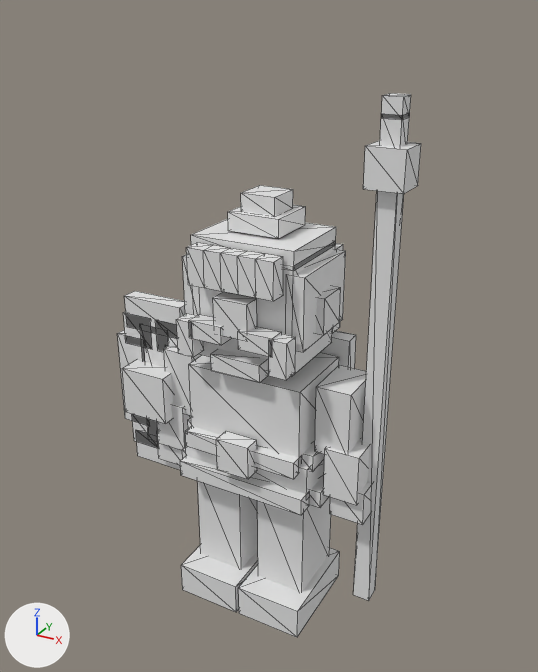
Two versions of the glTF model models/clansman.glb, one commit apart.
Camera for both pictures: a 50 mm lens placed at (2.24, -4.01, 4.26), pointed at (0.02, 0.02, 2.24). Arrows for +X, +Y and +Z are at lower left; the lights stay in place. The older version comes first. Mesh edges are drawn as thin lines. Vertices at exactly the same position are counted once.

In view in the first picture: 'Baffi_Gallici', 'Bordo_Tunica', 'Bracae_Scacchi', 'Capelli_Biondo_Calce', 'Cintura_Cuoio', 'Legno_Scudo_Lancia', 'Mantello_Rosso_Ocra', 'Metallo_Ferro', 'Pelle_Chiara', 'Verde_Gallico'.
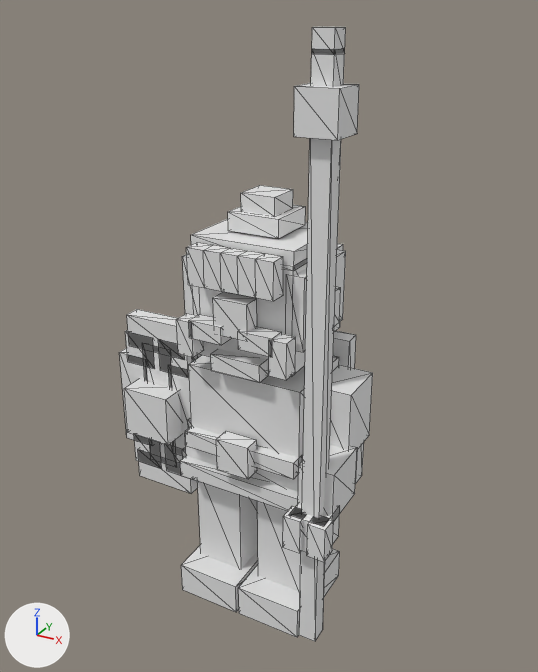
What differs and where, as boxes (x1, y1, x2, y2) in the pictures (538 x 672 px; the box of a moved part takes in the faces that stretch with it):
'Legno_Scudo_Lancia', reshaped (23% narrower, 13% taller)
    before: (117, 191, 404, 637)
    after: (119, 138, 341, 641)
'Pelle_Chiara', reshaped
    before: (157, 243, 373, 525)
    after: (192, 258, 373, 562)
'Metallo_Ferro', reshaped (21% narrower, 17% taller)
    before: (122, 93, 421, 479)
    after: (124, 27, 359, 479)
part 1 of me_cubo, moved or reshaped
    before: (330, 482, 373, 525)
    after: (291, 504, 340, 552)
part 2 of me_cubo, added
    after: (283, 506, 307, 553)
part 3 of me_cubo, added
    after: (307, 516, 334, 562)
part 4 of me_cubo, moved or reshaped
    before: (323, 436, 370, 505)
    after: (298, 445, 357, 521)
part 5 of me_cubo_031, moved or reshaped
    before: (363, 140, 421, 194)
    after: (294, 83, 359, 140)
part 6 of me_cubo_031, moved or reshaped
    before: (380, 113, 409, 147)
    after: (311, 54, 345, 87)
part 7 of me_cubo_031, moved or reshaped
    before: (381, 93, 411, 120)
    after: (312, 27, 346, 55)
part 8 of me_cubo_031, moved or reshaped
    before: (122, 360, 173, 424)
    after: (124, 379, 182, 445)
part 9 of me_cubo_040, moved or reshaped
    before: (353, 191, 404, 601)
    after: (299, 138, 341, 641)
part 10 of me_cubo_040, moved or reshaped
    before: (142, 328, 168, 420)
    after: (142, 343, 177, 466)
part 11 of me_cubo_040, moved or reshaped
    before: (125, 291, 185, 338)
    after: (127, 309, 185, 360)
part 12 of me_cubo_040, moved or reshaped
    before: (137, 431, 181, 470)
    after: (138, 450, 198, 494)
part 13 of me_cubo_040, moved or reshaped
    before: (117, 330, 150, 426)
    after: (119, 348, 152, 445)
part 14 of me_cubo_040, moved or reshaped (not visible before)
    after: (168, 366, 191, 455)
part 15 of me_cubo_040, moved or reshaped
    before: (123, 311, 152, 349)
    after: (125, 330, 155, 369)
part 16 of me_cubo_040, moved or reshaped
    before: (156, 320, 178, 352)
    after: (159, 353, 198, 377)
part 17 of me_cubo_040, moved or reshaped
    before: (132, 414, 158, 448)
    after: (134, 436, 162, 469)
part 18 of me_cubo_040, moved or reshaped (not visible before)
    after: (165, 444, 194, 480)

Edits to the bpy script that builds the scene:
```text
Change me_cubo:
    verts and faces of me_cubo; kept vertices keep their numbers, new ones are numbered from 96
    remove me_cubo.from_pydata(...)  # 96 vertices, 144 faces; spans x -0.83..0.83, y -0.43..0.3, z -1.4..0.36
    add me_cubo.from_pydata(...)  # 112 vertices, 168 faces; spans x -0.83..0.77, y -0.64..0.3, z -1.4..0.36
    me_cubo part 1: the loose piece of 8 vertices spanning x 0.59..0.83, y -0.17..0.07, z -1.4..-1.16 is moved by (-0.08, -0.44, 0.02)
    me_cubo part 2: a new loose piece, a box spanning x 0.49..0.61, y -0.64..-0.52, z -1.39..-1.15, in mat_pelle_chiara (white #e7e7e7)
    me_cubo part 3: a new loose piece, a box spanning x 0.65..0.77, y -0.64..-0.52, z -1.39..-1.15, in mat_pelle_chiara (white #e7e7e7)
    me_cubo part 4
    add for i in [*range(80, 88)]: verts[i] += (-0.05, -0.29, 0.03)
Change me_cubo_031:
    remove me_cubo_031.from_pydata(...)  # 40 vertices, 60 faces; spans x -1.02..0.92, y -0.06..0.54, z -0.12..2.3
    add me_cubo_031.from_pydata(...)  # 40 vertices, 60 faces; spans x -0.92..0.75, y -0.23..0.23, z -0.12..2.65
    me_cubo_031 part 5: the loose piece of 8 vertices spanning x 0.68..0.92, y 0.3..0.54, z 1.8..2.04 is moved by (-0.17, -0.53, 0.35)
    me_cubo_031 part 6: the loose piece of 8 vertices spanning x 0.74..0.86, y 0.36..0.48, z 1.97..2.21 is moved by (-0.17, -0.53, 0.35)
    me_cubo_031 part 7: the loose piece of 8 vertices spanning x 0.74..0.86, y 0.36..0.48, z 2.18..2.3 is moved by (-0.17, -0.53, 0.35)
    me_cubo_031 part 8: the loose piece of 8 vertices spanning x -1.02..-0.66, y 0.1..0.34, z 0.0..0.36 is moved by (0.1, -0.11, -0.08)
Change me_cubo_040:
    remove me_cubo_040.from_pydata(...)  # 96 vertices, 144 faces; spans x -0.92..1.12, y -0.36..0.36, z -0.12..3.06
    add me_cubo_040.from_pydata(...)  # 96 vertices, 144 faces; spans x -0.82..0.94, y -0.49..0.36, z -0.12..3.42
    me_cubo_040 part 9: the loose piece of 8 vertices spanning x 1.0..1.12, y 0.04..0.16, z 0.06..3.06 is scaled about its middle by (1, 1, 1.12), then moved by (-0.17, -0.53, 0.18)
    me_cubo_040 part 10: the loose piece of 8 vertices spanning x -0.71..-0.47, y -0.06..0.06, z 0.92..1.88 is moved by (0.1, -0.11, -0.08)
    me_cubo_040 part 11: the loose piece of 8 vertices spanning x -0.83..-0.35, y -0.06..0.06, z 1.84..2.08 is moved by (0.1, -0.11, -0.08)
    me_cubo_040 part 12: the loose piece of 8 vertices spanning x -0.83..-0.35, y -0.06..0.06, z 0.73..0.97 is moved by (0.1, -0.11, -0.08)
    me_cubo_040 part 13: the loose piece of 8 vertices spanning x -0.92..-0.68, y -0.06..0.06, z 1.04..1.76 is moved by (0.1, -0.11, -0.08)
    me_cubo_040 part 14: the loose piece of 8 vertices spanning x -0.49..-0.25, y -0.06..0.06, z 1.04..1.76 is moved by (0.1, -0.11, -0.08)
    me_cubo_040 part 15: the loose piece of 8 vertices spanning x -0.85..-0.61, y -0.06..0.06, z 1.7..1.94 is moved by (0.1, -0.11, -0.08)
    me_cubo_040 part 16: the loose piece of 8 vertices spanning x -0.56..-0.32, y -0.06..0.06, z 1.7..1.94 is moved by (0.1, -0.11, -0.08)
    me_cubo_040 part 17: the loose piece of 8 vertices spanning x -0.85..-0.61, y -0.06..0.06, z 0.86..1.1 is moved by (0.1, -0.11, -0.08)
    me_cubo_040 part 18: the loose piece of 8 vertices spanning x -0.56..-0.32, y -0.06..0.06, z 0.86..1.1 is moved by (0.1, -0.11, -0.08)
```
